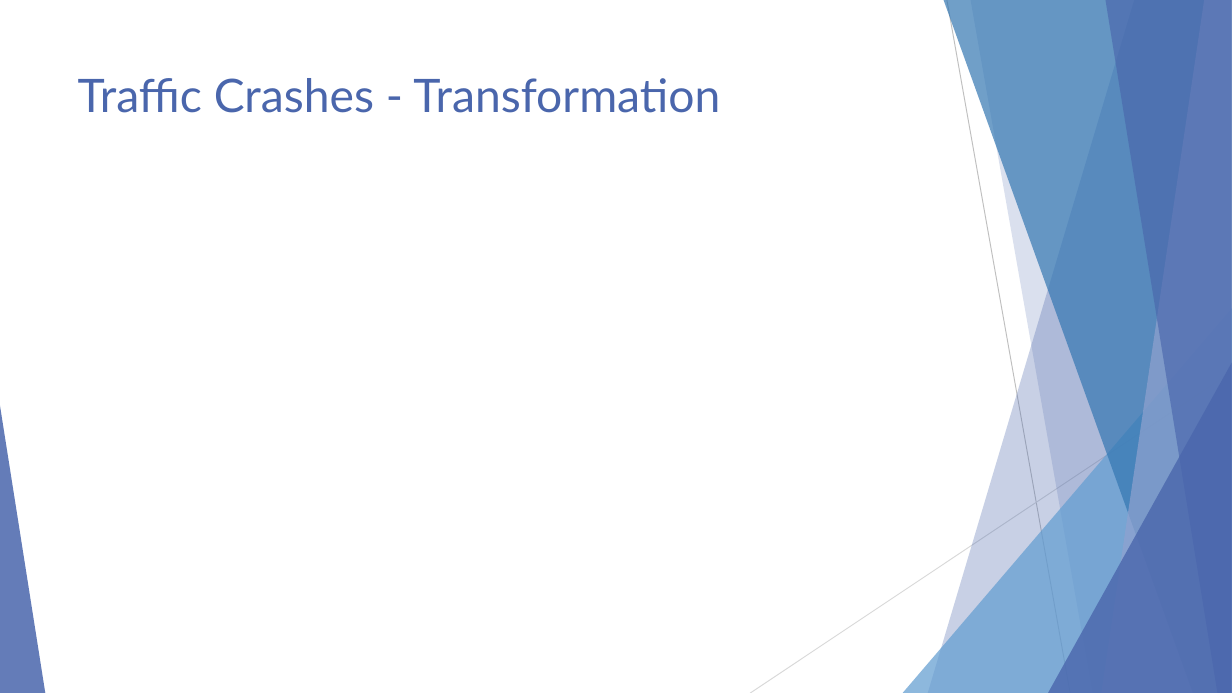
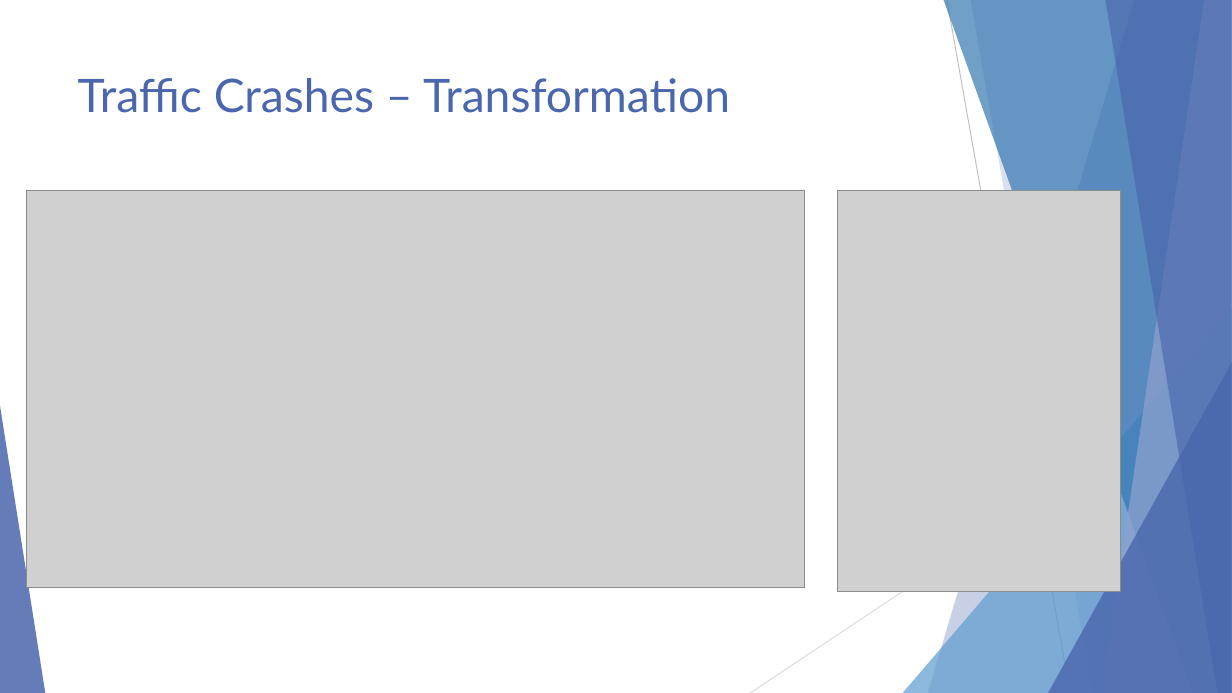
Before and after one commit to ndarwich/Crash-Analysis, a slide deck: slide 26 of Slides/An Investigation.pptx (slide 22 before the commit). Drawn at 1232x693 pixels with LibreOffice and Linux fonts; fonts in the diff are those of the drawing; grey boxes stand for pictures. Boxes give left, top, right and bottom in pixels: in the first picture for what was removed or moved away, otherwise in the second. Text is boxed around its words. In the diff, an @@ line names an element or a change of style, - is before the commit and + after.

```diff
--- a/Slides/An Investigation.pptx
+++ b/Slides/An Investigation.pptx
@@ title at (78,78,730,113): text changed @@
-Traffic Crashes - Transformation
+Traffic Crashes – Transformation
@@ picture added at (26,190,805,588) @@
@@ picture added at (838,190,1122,592) @@
```
Also in this commit, not shown: 20 other slides changed, 17 slides added, 4 slides removed, 1 other file.
